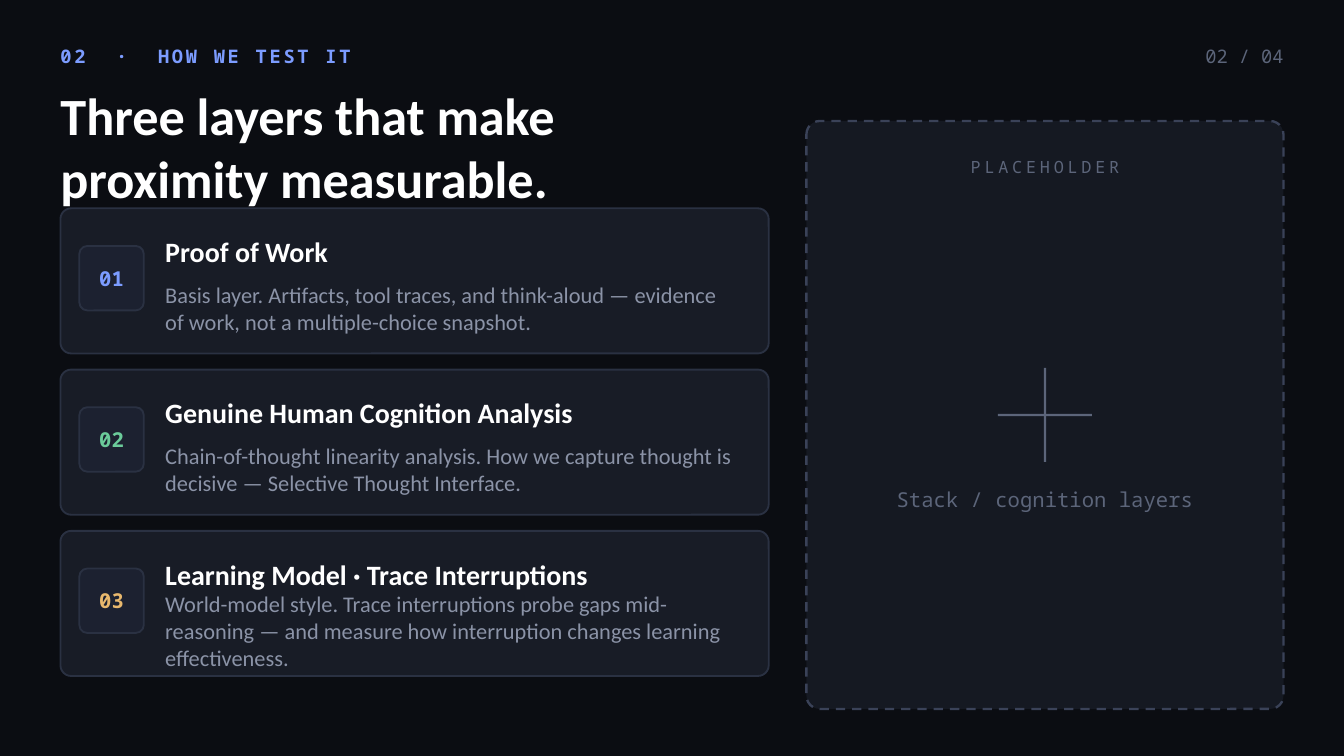
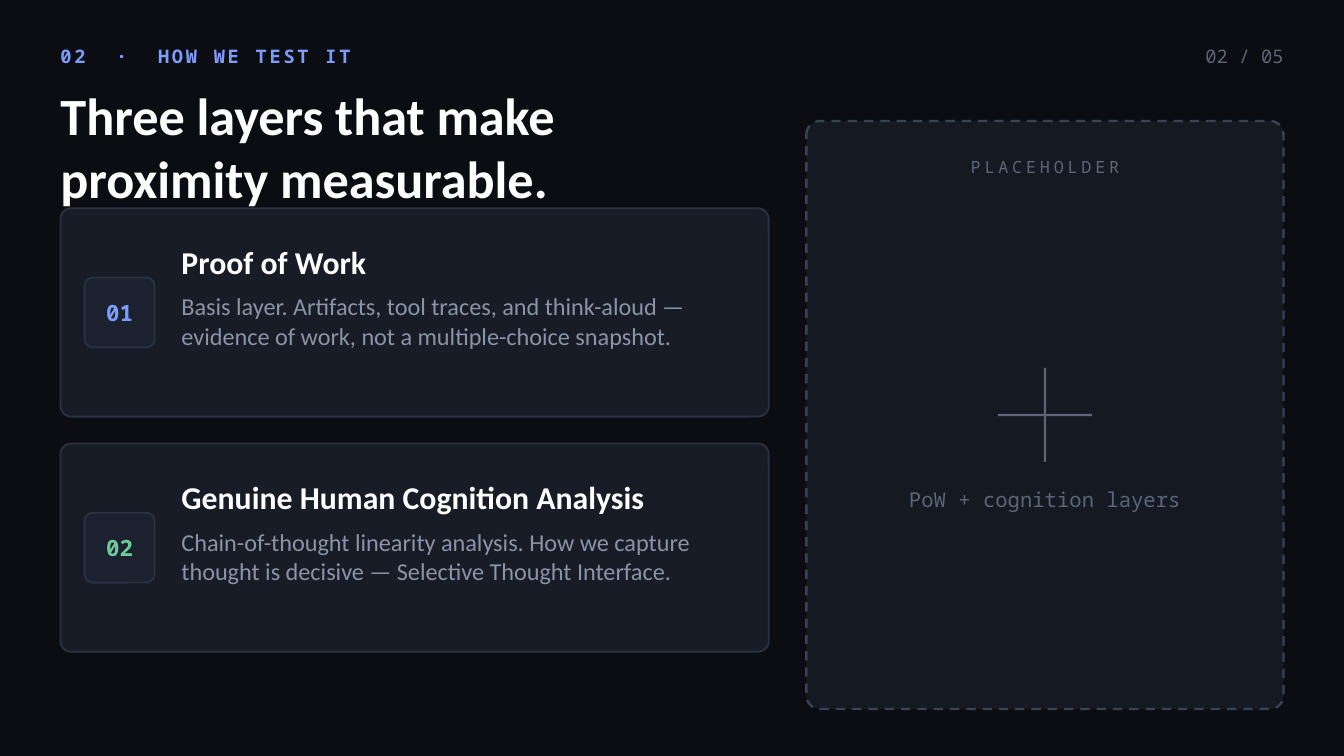
Before and after one commit to dncolomer/openlesson, a slide deck: slide 2 of docs/pitch/product-pitch.pptx. Drawn at 1344x756 pixels with LibreOffice and Linux fonts; fonts in the diff are those of the drawing. Boxes give left, top, right and bottom in pixels: in the first picture for what was removed or moved away, otherwise in the second. Text is boxed around its words. In the diff, an @@ line names an element or a change of style, - is before the commit and + after.

Commit message:
Expand product pitch with video media and per-product use cases.
Ship selective-interface video on TAP method slides, full config-space art, and one use-case slide per product so the deck stays readable without scroll. Also polish SalesSlideDeck media layout and related orbit coach/demo and pitch content updates.

```diff
--- a/docs/pitch/product-pitch.pptx
+++ b/docs/pitch/product-pitch.pptx
@@ text at [1205,49,1283,63]: text changed @@
-02 / 04
+02 / 05
@@ rounded rectangle: place and size @@
-rounded rectangle at [60,208,769,353]
+rounded rectangle at [60,208,769,417]
@@ text "Proof of Work": place and size @@
-text "Proof of Work" at [165,242,328,263]
+text "Proof of Work" at [181,251,366,275]
@@ text "Proof of Work" at [181,251,366,275]: size 15 to 17 pt @@
@@ text "01": place and size @@
-text "01" at [99,271,124,286]
+text "01" at [106,305,133,321]
@@ text "01" at [106,305,133,321]: size 11 to 12 pt @@
@@ rounded rectangle: place and size @@
-rounded rectangle at [79,246,144,310]
+rounded rectangle at [85,277,155,347]
@@ text "Basis layer. Artifacts, tool traces, ...": place and size @@
-text "Basis layer. Artifacts, tool traces, ..." at [165,287,716,334]
+text "Basis layer. Artifacts, tool traces, ..." at [181,298,671,349]
@@ text "Basis layer. Artifacts, tool traces, ..." at [181,298,671,349]: size 12 to 13 pt; vertical alignment middle to top @@
@@ rounded rectangle: place and size @@
-rounded rectangle at [60,370,769,515]
+rounded rectangle at [60,444,769,652]
@@ text "Genuine Human Cognition Analysis" at [181,486,644,515]: size 15 to 17 pt @@
@@ text "Genuine Human Cognition Analysis": place and size @@
-text "Genuine Human Cognition Analysis" at [165,403,573,428]
+text "Genuine Human Cognition Analysis" at [181,486,644,515]
@@ text at [909,491,1180,512]: text changed @@
-Stack / cognition layers
+PoW + cognition layers
@@ rounded rectangle removed at [60,531,769,676] @@
@@ text "02" at [106,540,133,556]: size 11 to 12 pt @@
@@ text "02": place and size @@
-text "02" at [99,432,124,447]
+text "02" at [106,540,133,556]
@@ proportions changed in 4 elements at [60,208,769,417], [85,277,155,347], [60,444,769,652], [85,512,155,582] @@
@@ rounded rectangle: place and size @@
-rounded rectangle at [79,407,144,472]
+rounded rectangle at [85,512,155,582]
@@ text "Chain-of-thought linearity analysis. How we ..." at [181,534,689,584]: size 12 to 13 pt; vertical alignment middle to top @@
@@ text "Chain-of-thought linearity analysis. How we ...": place and size @@
-text "Chain-of-thought linearity analysis. How we ..." at [165,448,731,495]
+text "Chain-of-thought linearity analysis. How we ..." at [181,534,689,584]
@@ rounded rectangle removed at [79,569,144,633] @@
@@ text removed at [165,565,588,590] @@
-Learning Model · Trace Interruptions
@@ text removed at [99,593,124,608] @@
-03
@@ text removed at [165,596,720,666] @@
-World-model style. Trace interruptions probe gaps mid-reasoning — and measure how interruption changes learning effectiveness.
```
Also in this commit, not shown: 2 other slides changed, 2 slides added, 1 slide removed, 26 other files.
